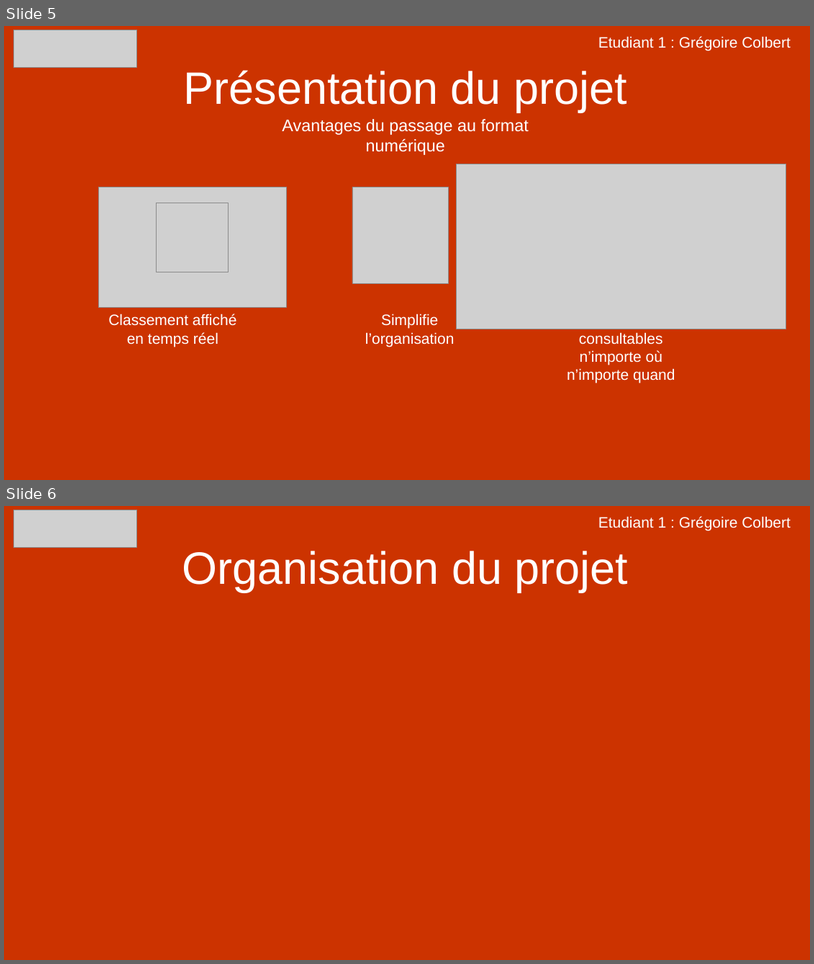
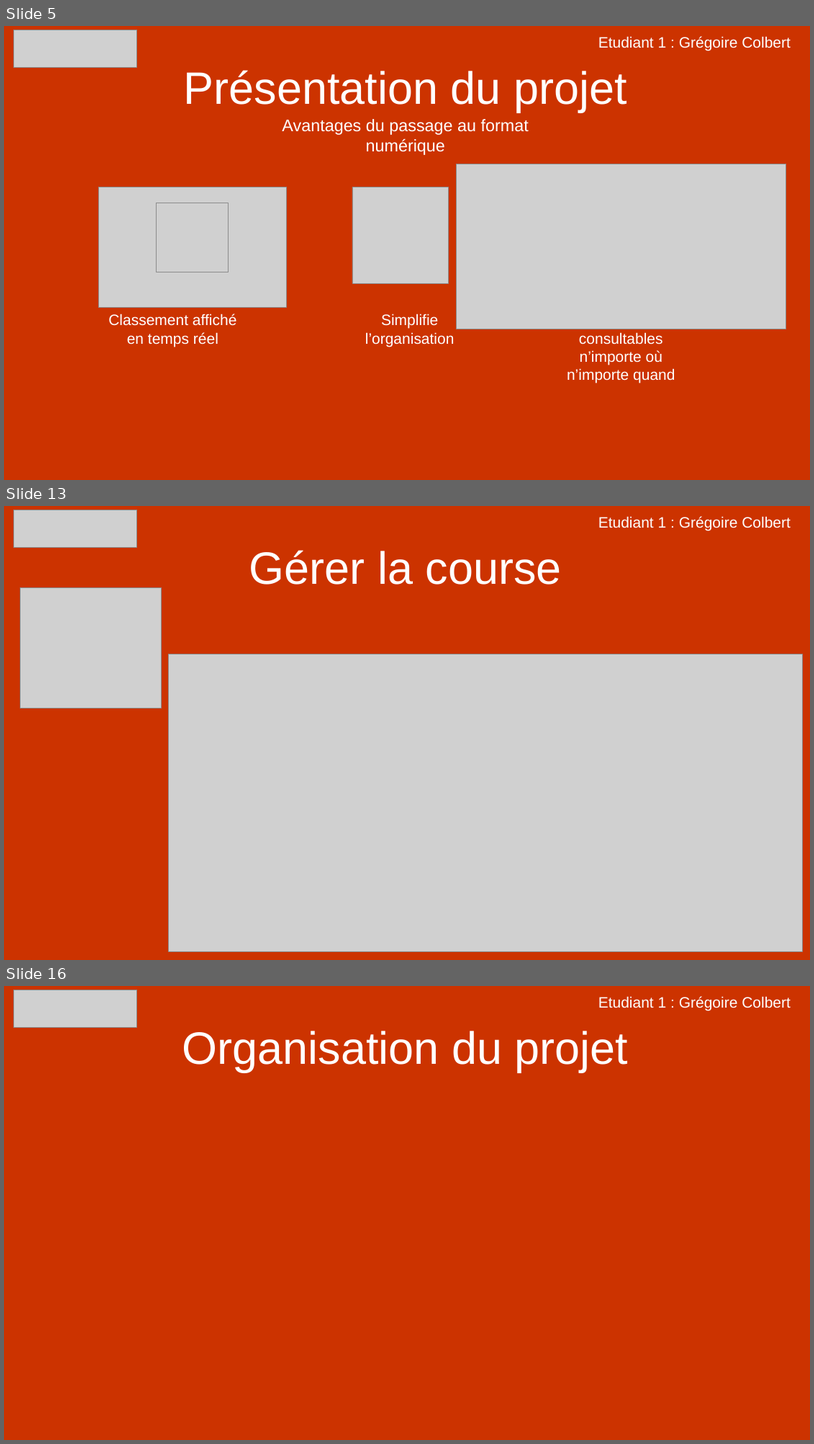
Before and after one commit to Colbert1/Projet_CrossLaPro, a slide deck: Ressources/Presentation_Projet_CrossLaPro_E1_Colbert.pptx. Shown one above the other, each under a label of ours: slides 5 and 6 before the commit, slides 5, 13 and 16 after it; the slides between them are not shown. The pictures are 814x964 and 814x1444 pixels, drawn with LibreOffice and Linux fonts; fonts in the diff are those of the drawing; grey boxes stand for pictures. Boxes give left, top, right and bottom in pixels: in the first picture for what was removed or moved away, otherwise in the second. Text is boxed around its words. In the diff, an @@ line names an element or a change of style, - is before the commit and + after.

Commit message:
Ajout presentation revue 1 colbert

```diff
--- a/Ressources/Presentation_Projet_CrossLaPro_E1_Colbert.pptx
+++ b/Ressources/Presentation_Projet_CrossLaPro_E1_Colbert.pptx
@@ slide 13 added at (4,506,810,960), background #CC3300 @@
@@ picture added at (13,510,137,547) @@
@@ text added at (599,516,791,530), 18 pt, text #FFFFFF @@
+Etudiant 1 : Grégoire Colbert
@@ title added at (250,550,562,584), 54 pt, text #FFFFFF @@
+Gérer la course
@@ picture added at (21,587,162,708) @@
@@ picture added at (169,654,803,951) @@
@@ what was slide 6 is now slide 16 @@
```
Also in this commit, not shown: 1 slide changed, 13 other slides added, 4 other files.
